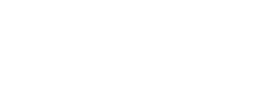
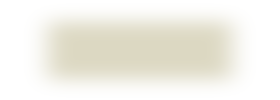
Two versions of the same layered image (280 x 100). Layer-by-layer changes:
added group "Overlays" with 4 layers above "Overlay" over (28, 7, 252, 94)
added layer "Overlay" above "Layer 4" over (28, 7, 252, 94)
